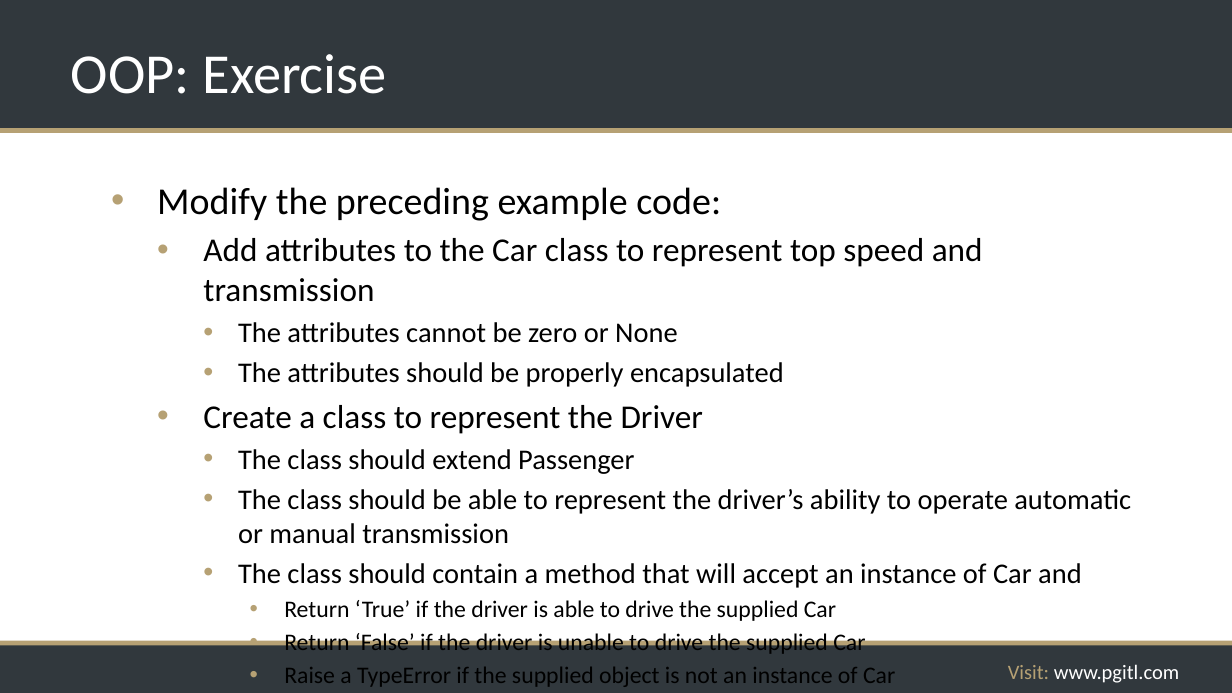
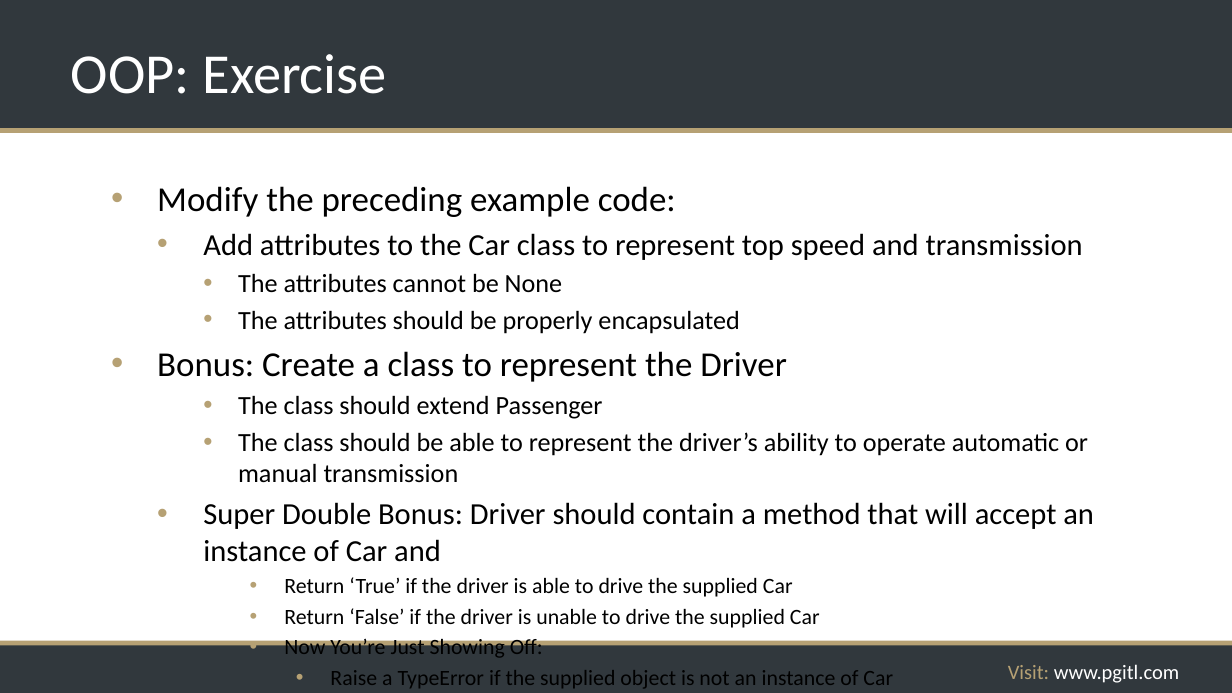
Before and after one commit to rikkouri/project-a, a slide deck: slide 241 of Programming Foundations.pptx (slide 227 before the commit). Drawn at 1232x693 pixels with LibreOffice and Linux fonts; fonts in the diff are those of the drawing; background and template pictures are left out. Boxes give left, top, right and bottom in pixels: in the first picture for what was removed or moved away, otherwise in the second. Text is boxed around its words. In the diff, an @@ line names an element or a change of style, - is before the commit and + after.

Commit message:
Some new exercises and section breaks

```diff
--- a/Programming Foundations.pptx
+++ b/Programming Foundations.pptx
@@ text at bbox=[157, 186, 1088, 689]: size 29.6 to 27.2 pt in "Modify the preceding example code:"; size 25.9 to 23.8 pt in "Add attributes to the Car class to ..."; size 22.2 to 20.4 pt in "The attributes should be properly encapsulated", "The class should extend Passenger", "The class should be able to represent ..."; size 18.5 to 17 pt in "Return ‘True’ if the driver is able ...", "Return ‘False’ if the driver is unable ...", "Raise a TypeError if the supplied object ..."; list level 4 to 5 in "Raise a TypeError if the ..." @@
@@ text at bbox=[238, 273, 562, 293]: text changed; size 22.2 to 20.4 pt @@
-    • The attributes cannot be zero or None
+    • The attributes cannot be None
@@ text at bbox=[157, 351, 787, 382]: text changed; size 25.9 to 27.2 pt @@
-  • Create a class to represent the Driver
+• Bonus: Create a class to represent the Driver
@@ text at bbox=[203, 502, 1094, 562]: text changed; size 22.2 to 23.8 pt @@
-    • The class should contain a method that will accept an instance of Car and
+  • Super Double Bonus: Driver should contain a method that will accept an instance of Car and
@@ text at bbox=[284, 636, 543, 658]: paragraph added @@
+      • Now You’re Just Showing Off:
```
Also in this commit, not shown: 15 other slides changed, 15 slides added, 1 slide removed.
